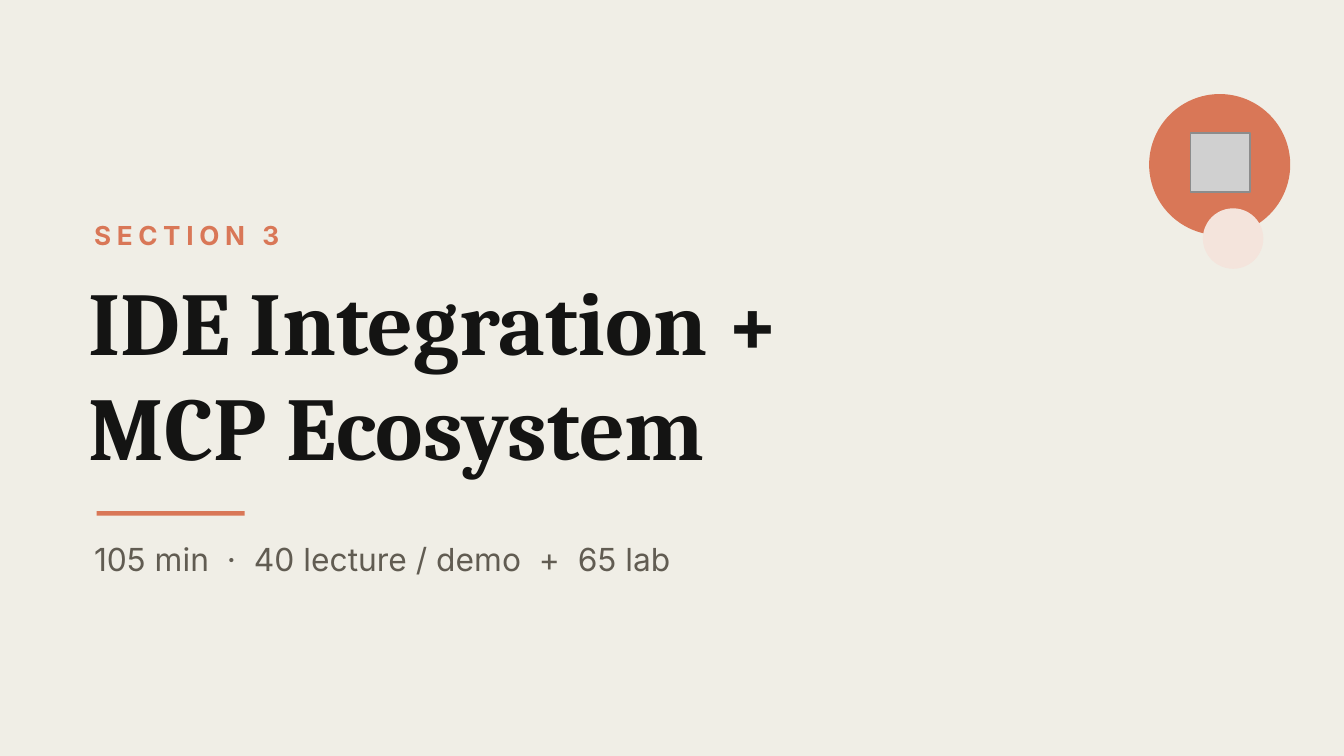
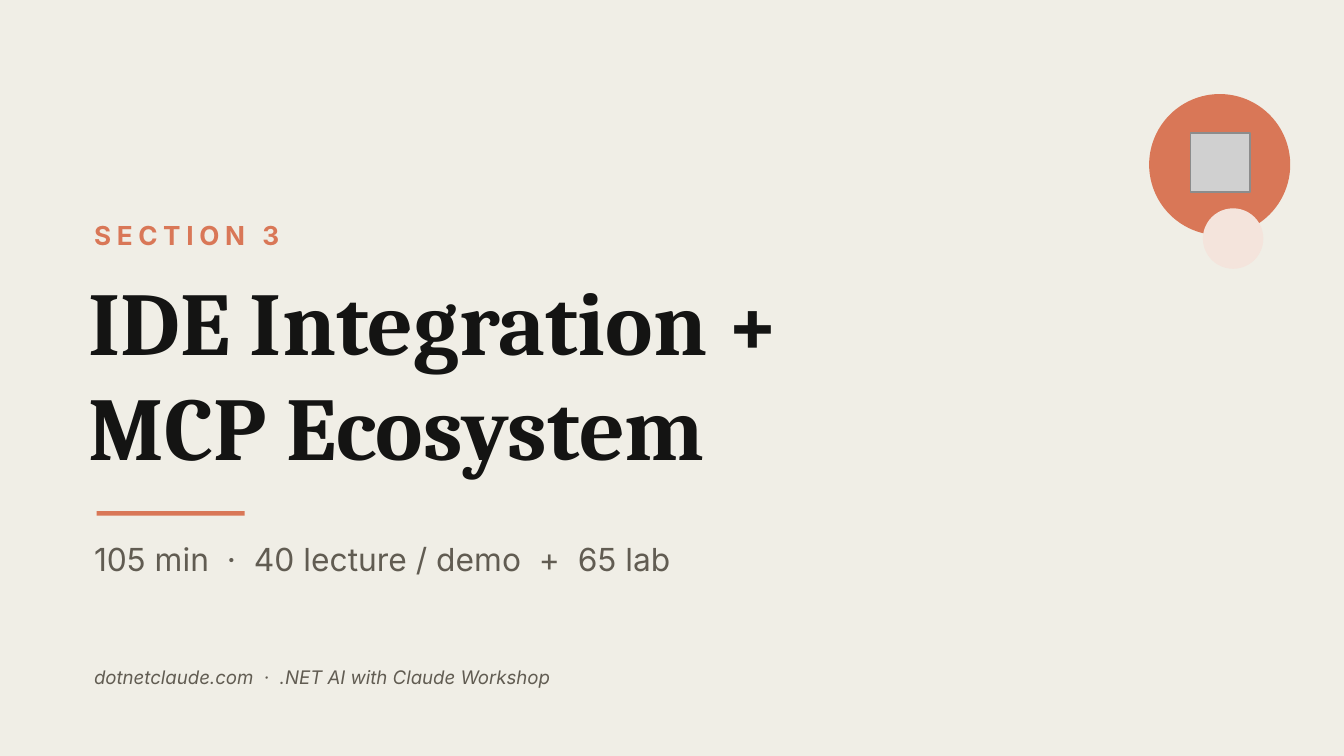
Before and after one commit to cwoodruff/dotnet-claude-workshop-content, a slide deck: slide 1 of decks/Day 1/Section3-IDE-Integration-MCP.pptx. Drawn at 1344x756 pixels with LibreOffice and Linux fonts; fonts in the diff are those of the drawing; grey boxes stand for pictures. Boxes give left, top, right and bottom in pixels: in the first picture for what was removed or moved away, otherwise in the second. Text is boxed around its words. In the diff, an @@ line names an element or a change of style, - is before the commit and + after.

```diff
--- a/decks/Day 1/Section3-IDE-Integration-MCP.pptx
+++ b/decks/Day 1/Section3-IDE-Integration-MCP.pptx
@@ text added at (x1=94, y1=670, x2=550, y2=688), 10 pt, text #615C52, italic @@
+dotnetclaude.com · .NET AI with Claude Workshop
```
Also in this commit, not shown: 1 other slide changed, 1 other file.
